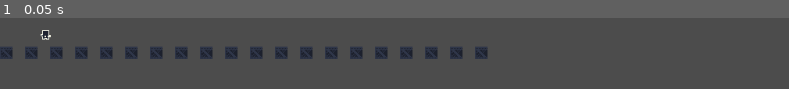
Above: before the commit, frame 1.
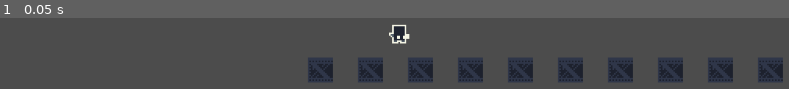
Above: after the commit, the same moment.

Repository: mhoogcarspel/charge_kid
Game: Godot game, scene res://levels/TestingChambers.tscn
Same seed, same stepped clock (60 frames per second), same inputs: the game is played once before the commit and once after it. The project has no main scene, so this scene is started directly.
Inputs:
- Up to frame 1 (0.05 s): no input

The runs differ from the first frame. In frame 1, 16% of the frame differs, in the area x 0-100%, y 8-91%.

Commit message:
ADD Collisionbox to Player

Diff:
--- a/actors/Player.tscn
+++ b/actors/Player.tscn
@@ -85,10 +85,11 @@
 "values": [ 8, 9, 10, 11, 12, 13, 14, 15 ]
 }
 
+[sub_resource type="RectangleShape2D" id=6]
+extents = Vector2( 4.57833, 6.06252 )
+
 [node name="Player" type="KinematicBody2D"]
 script = ExtResource( 1 )
-
-[node name="CollisionShape2D" type="CollisionShape2D" parent="."]
 
 [node name="Sprite" type="Sprite" parent="."]
 texture = ExtResource( 2 )
@@ -108,4 +109,10 @@
 [node name="CoyoteTimer" type="Timer" parent="."]
 
 [node name="PlayerCamera" type="Camera2D" parent="."]
+current = true
+zoom = Vector2( 0.5, 0.5 )
+
+[node name="CollisionShape2D" type="CollisionShape2D" parent="."]
+position = Vector2( -0.485966, 1.94387 )
+shape = SubResource( 6 )
 [connection signal="timeout" from="CoyoteTimer" to="." method="_on_CoyoteTimer_timeout"]
Not shown: 1 places in actors/Player.tscn that only renumber resources
